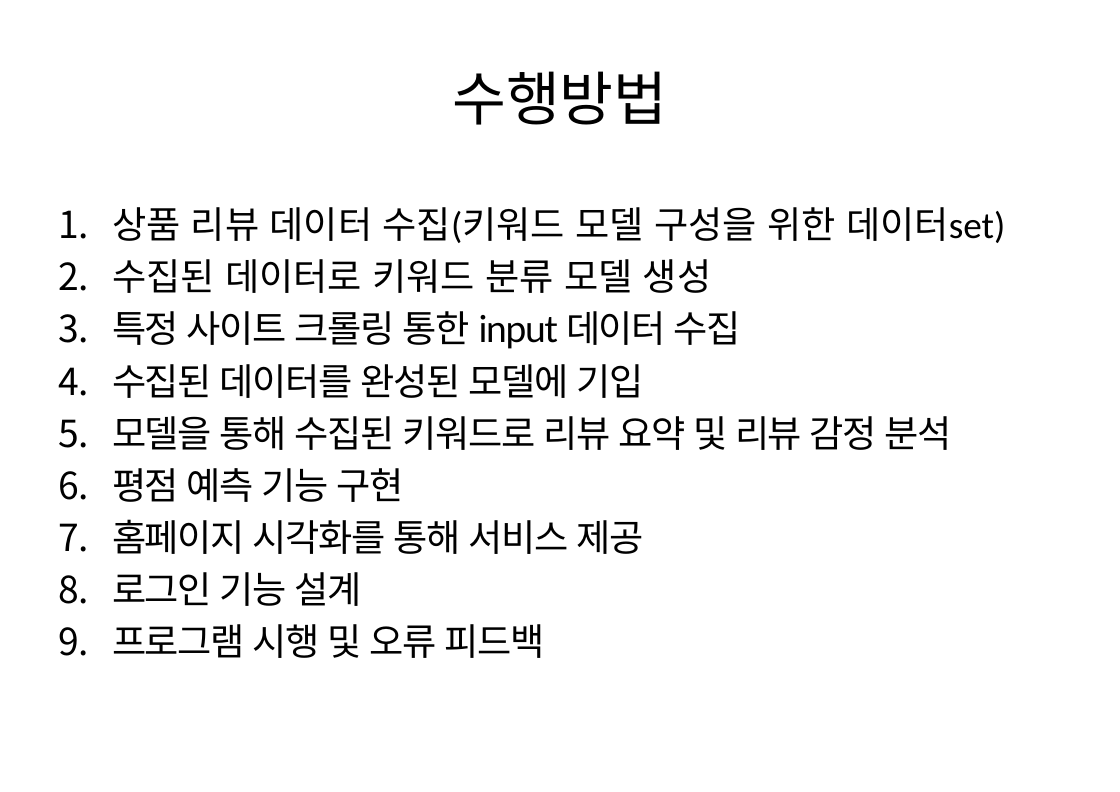
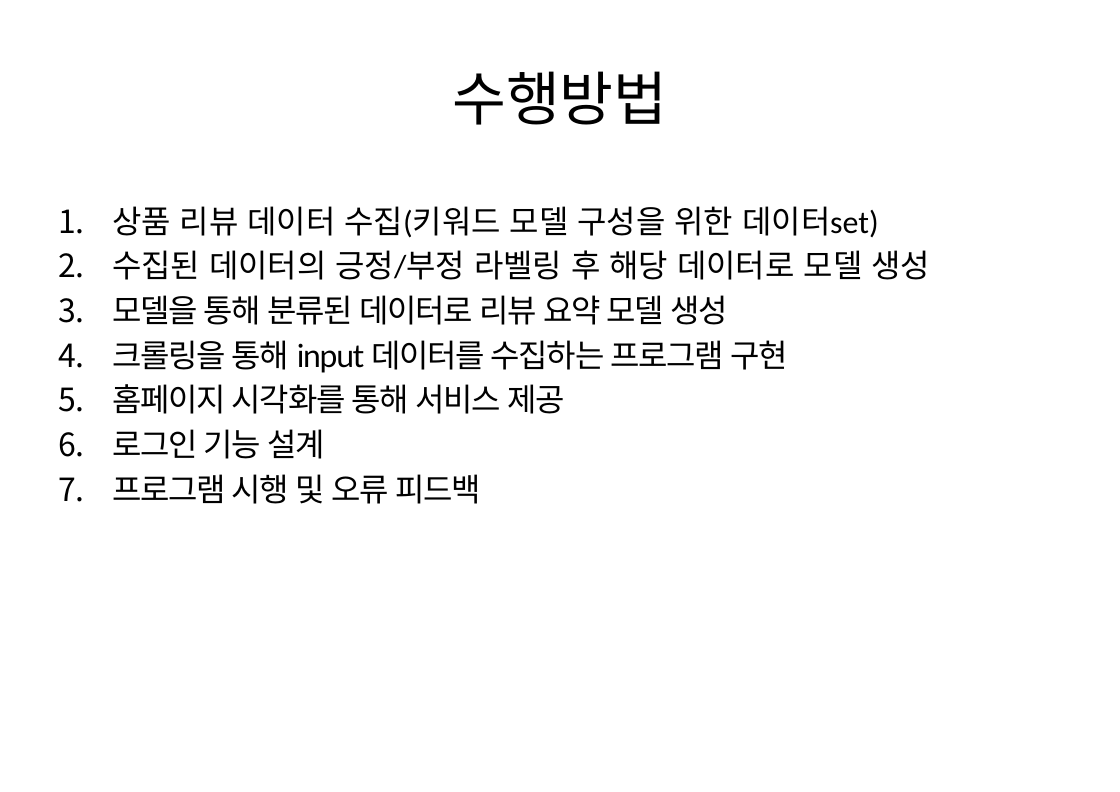
Before and after one commit to JUICE-JinHyeong/multicampus_final_First, a slide deck: slide 6 of final_project/프로젝트 필요 양식/1조_기획서_발표.pptx. Drawn at 1120x792 pixels with LibreOffice and Linux fonts; fonts in the diff are those of the drawing. Boxes give left, top, right and bottom in pixels: in the first picture for what was removed or moved away, otherwise in the second. Text is boxed around its words. In the diff, an @@ line names an element or a change of style, - is before the commit and + after.

Commit message:
JinHyeong 기획서 ppt , word

```diff
--- a/final_project/프로젝트 필요 양식/1조_기획서_발표.pptx
+++ b/final_project/프로젝트 필요 양식/1조_기획서_발표.pptx
@@ text at [112,206,878,504]: size 28 to 24 pt in "상품 리뷰 데이터 수집(키워드 모델 구성을 위한 ...", "홈페이지 시각화를 통해 서비스 제공", "로그인 기능 설계", "프로그램 시행 및 오류 피드백" @@
@@ text at [112,250,930,373]: text changed; size 28 to 24 pt @@
-2. 수집된 데이터로 키워드 분류 모델 생성
-3. 특정 사이트 크롤링 통한 input 데이터 수집
-4. 수집된 데이터를 완성된 모델에 기입
-5. 모델을 통해 수집된 키워드로 리뷰 요약 및 리뷰 감정 분석
-6. 평점 예측 기능 구현
+2. 수집된 데이터의 긍정/부정 라벨링 후 해당 데이터로 모델 생성
+3. 모델을 통해 분류된 데이터로 리뷰 요약 모델 생성
+4. 크롤링을 통해 input 데이터를 수집하는 프로그램 구현
```
Also in this commit, not shown: 1 other file.
